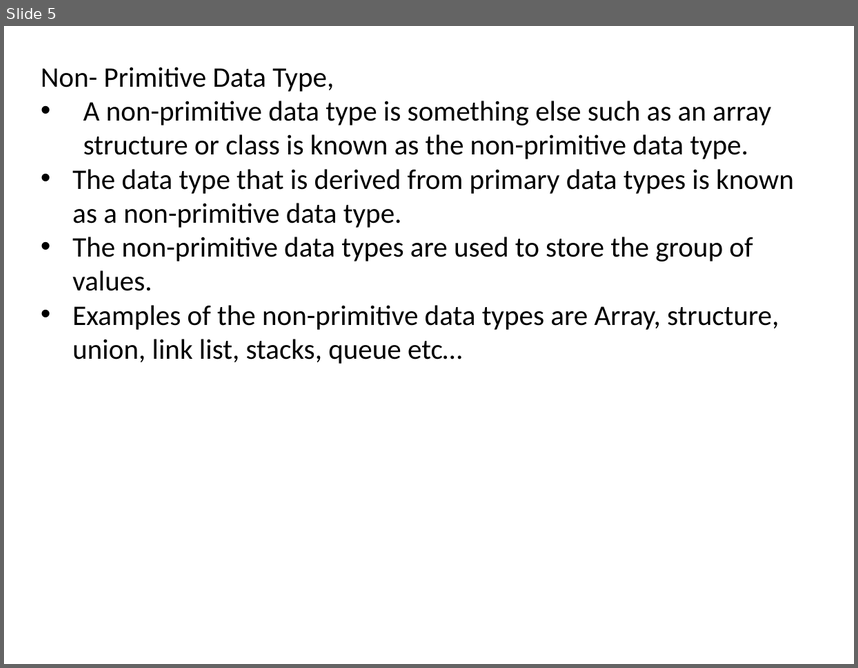
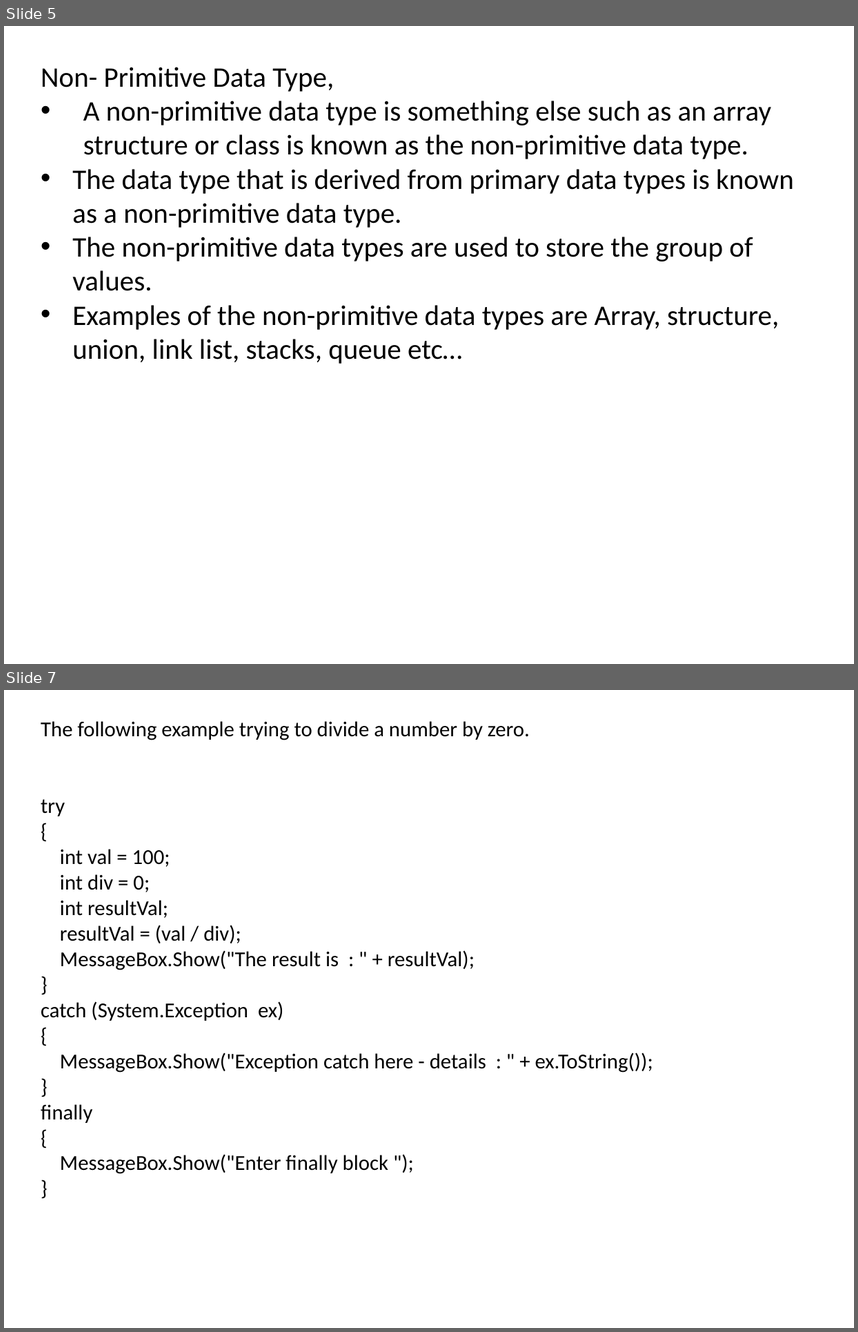
Before and after one commit to Patwaris/DotNetFullStack, a slide deck: Dotnet_framework.pptx. Shown one above the other, each under a label of ours: slide 5 before the commit, slides 5 and 7 after it; the slides between them are not shown. The pictures are 858x668 and 858x1332 pixels, drawn with LibreOffice and Linux fonts; fonts in the diff are those of the drawing. Boxes give left, top, right and bottom in pixels: in the first picture for what was removed or moved away, otherwise in the second. Text is boxed around its words. In the diff, an @@ line names an element or a change of style, - is before the commit and + after.

```diff
--- a/Dotnet_framework.pptx
+++ b/Dotnet_framework.pptx
@@ slide 7 added at (x1=4, y1=690, x2=854, y2=1328), background #FFFFFF @@
@@ text added at (x1=41, y1=721, x2=653, y2=1174), 18 pt, text #000000 @@
+The following example trying to divide a number by zero.
+try
+{
+int val = 100;
+int div = 0;
+int resultVal;
+resultVal = (val / div);
+MessageBox.Show("The result is : " + resultVal);
+}
+catch (System.Exception ex)
+{
+MessageBox.Show("Exception catch here - details : " + ex.ToString());
+}
+finally
+{
+MessageBox.Show("Enter finally block ");
+}
```
Also in this commit, not shown: 1 other slide added.
